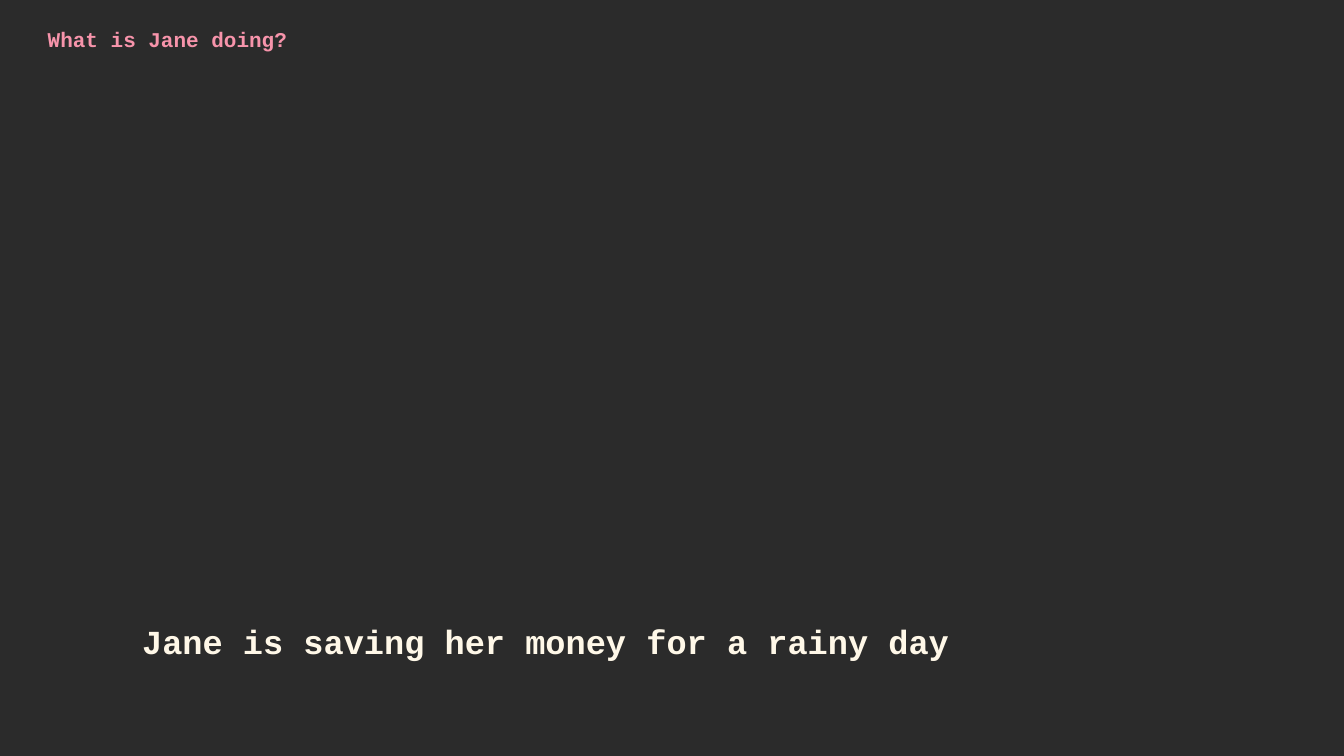
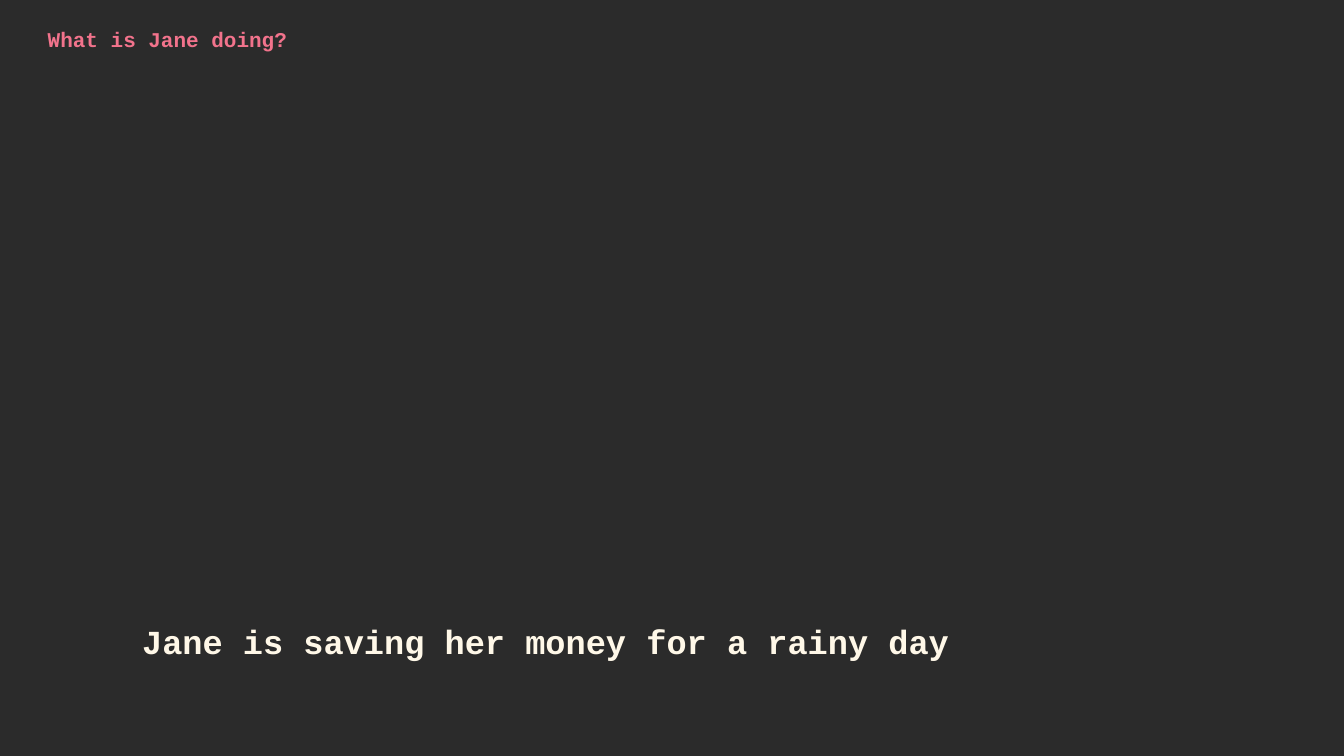
Before and after one commit to Inneski/forbes-english, a slide deck: slide 10 of breaking-bad-present-continuous.pptx. Drawn at 1344x756 pixels with LibreOffice and Linux fonts; fonts in the diff are those of the drawing; background and template pictures are left out; a plain dark background stands for a picture behind light text. Boxes give left, top, right and bottom in pixels: in the first picture for what was removed or moved away, otherwise in the second. Text is boxed around its words. In the diff, an @@ line names an element or a change of style, - is before the commit and + after.

```diff
--- a/breaking-bad-present-continuous.pptx
+++ b/breaking-bad-present-continuous.pptx
@@ text "What is Jane doing?" at box(48, 32, 287, 52): text colour #F794AB to #F2738C @@
```
Also in this commit, not shown: 4 other slides changed.
